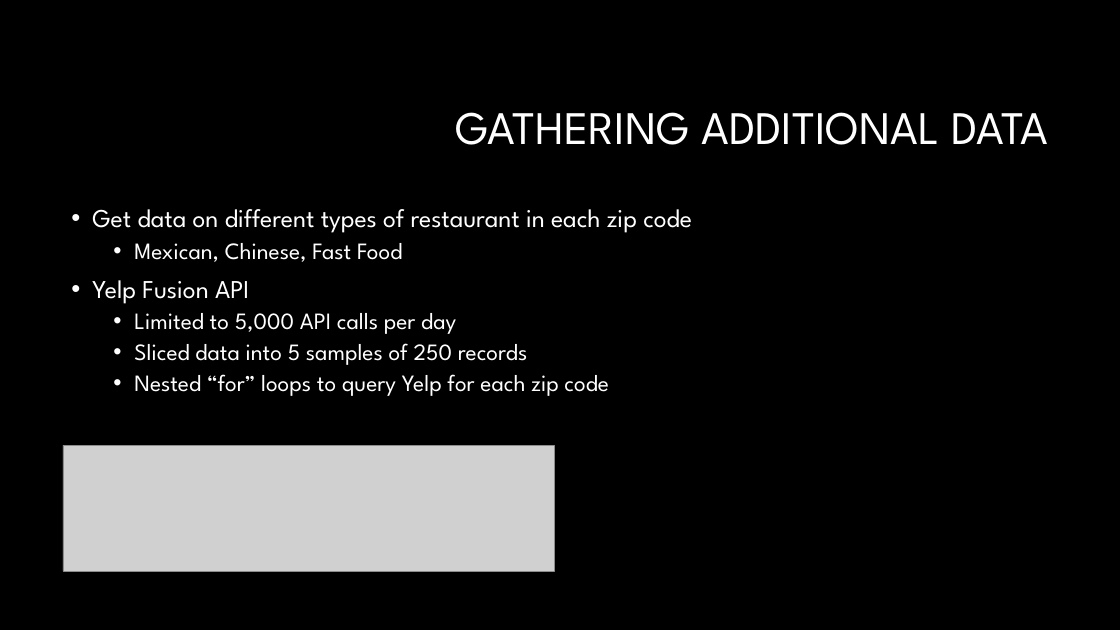
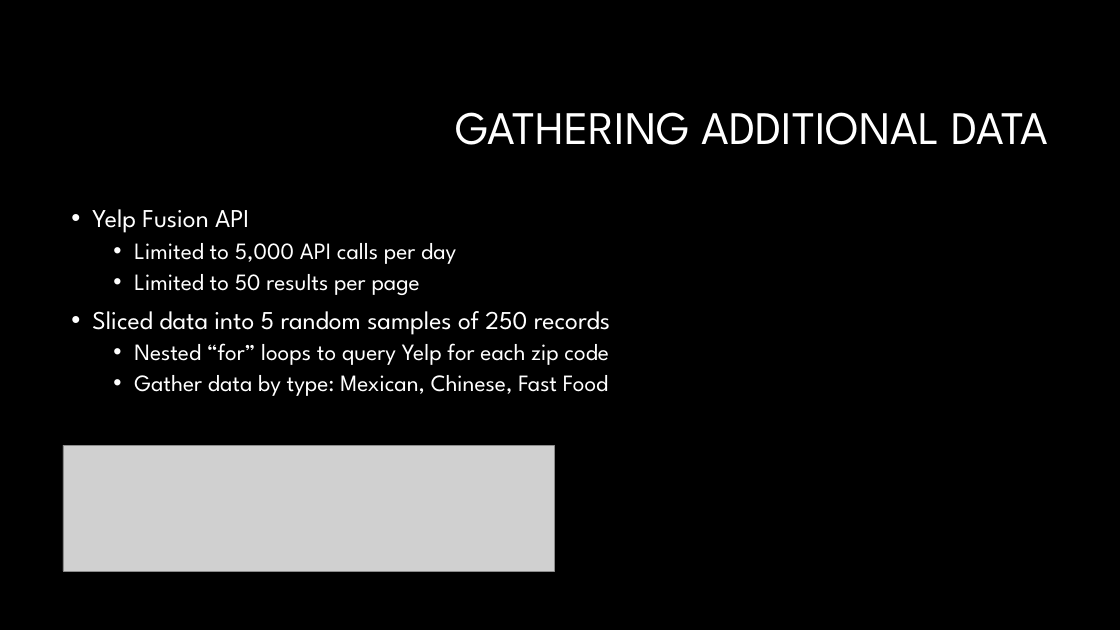
Before and after one commit to Reynazhang2014/diva_and_the_brain, a slide deck: slide 4 of divas_brain_presentation.pptx (slide 3 before the commit). Drawn at 1120x630 pixels with LibreOffice and Linux fonts; fonts in the diff are those of the drawing; grey boxes stand for pictures; background and template pictures are left out. Boxes give left, top, right and bottom in pixels: in the first picture for what was removed or moved away, otherwise in the second. Text is boxed around its words. In the diff, an @@ line names an element or a change of style, - is before the commit and + after.

```diff
--- a/divas_brain_presentation.pptx
+++ b/divas_brain_presentation.pptx
@@ text at <box>92,209,692,262</box>: paragraphs removed @@
-• Get data on different types of restaurant in each zip code
-  • Mexican, Chinese, Fast Food
@@ text at <box>92,274,610,335</box>: text changed; size 20 to 22 pt @@
-  • Sliced data into 5 samples of 250 records
+  • Limited to 50 results per page
+• Sliced data into 5 random samples of 250 records
@@ text at <box>134,375,608,396</box>: paragraph added @@
+  • Gather data by type: Mexican, Chinese, Fast Food
```
Also in this commit, not shown: 1 other slide changed, 4 slides added.
